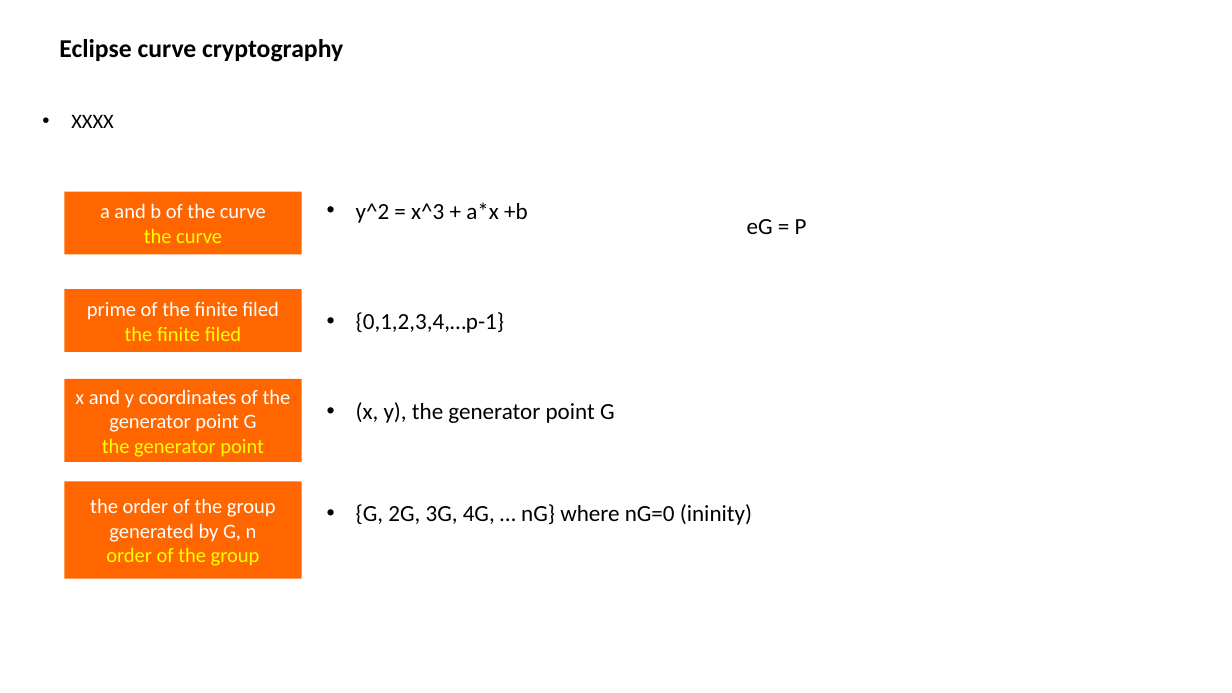
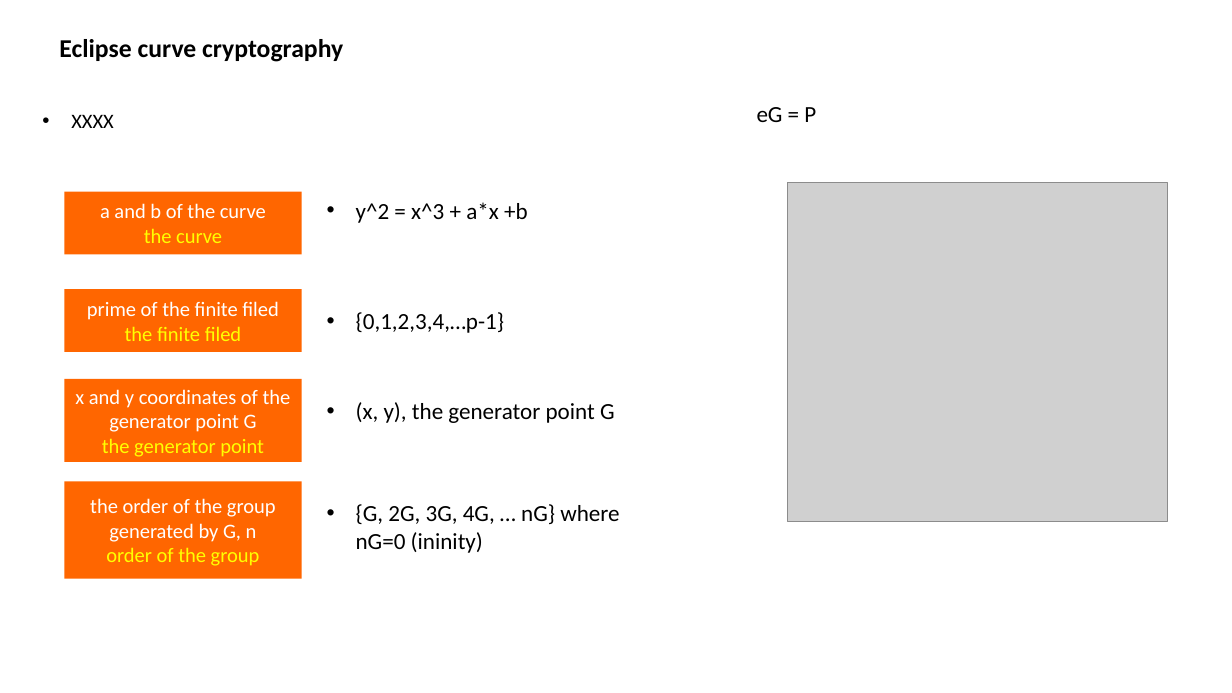
Before and after one commit to yuzhangd/programming_bitcoin, a slide deck: slide 3 of programming bitcoin.pptx. Drawn at 1232x693 pixels with LibreOffice and Linux fonts; fonts in the diff are those of the drawing; grey boxes stand for pictures. Boxes give left, top, right and bottom in pixels: in the first picture for what was removed or moved away, otherwise in the second. Text is boxed around its words. In the diff, an @@ line names an element or a change of style, - is before the commit and + after.

```diff
--- a/programming bitcoin.pptx
+++ b/programming bitcoin.pptx
@@ text "eG = P" moved from (x1=747, y1=219, x2=807, y2=234) to (x1=757, y1=107, x2=816, y2=122) @@
@@ picture added at (x1=787, y1=183, x2=1167, y2=522) @@
@@ text "{G, 2G, 3G, 4G, … ..." rewrapped from (x1=356, y1=504, x2=752, y2=525) to (x1=356, y1=504, x2=619, y2=553) @@
```
Also in this commit, not shown: 1 other slide changed, 3 other files.
